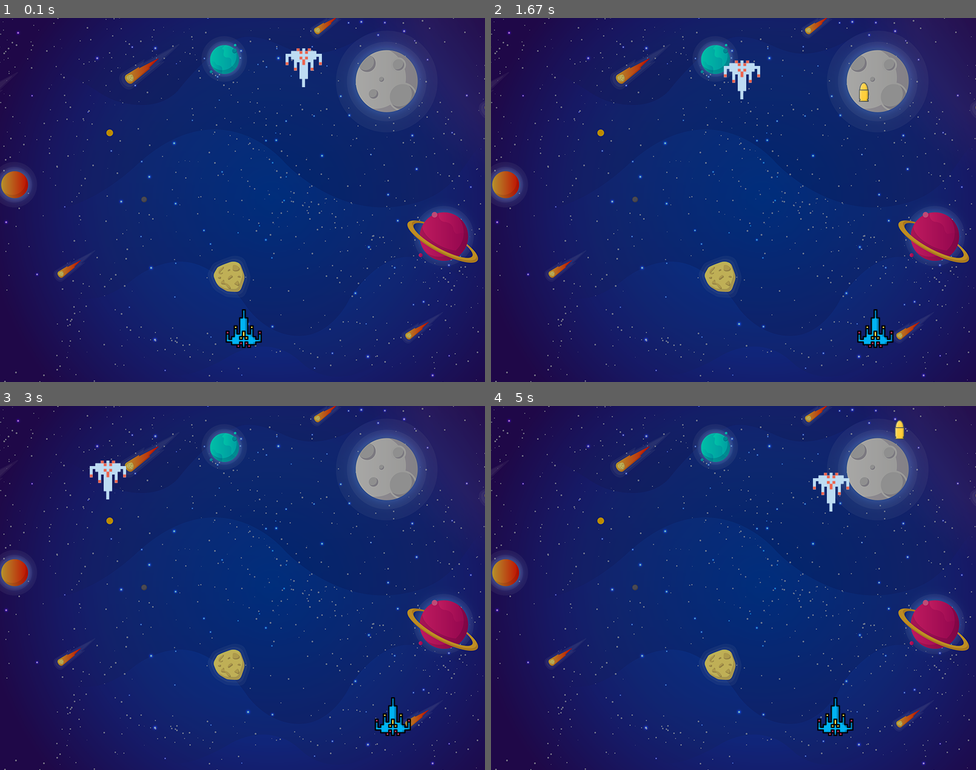
Above: before the commit, frames 1-4 (two rows, left to right).
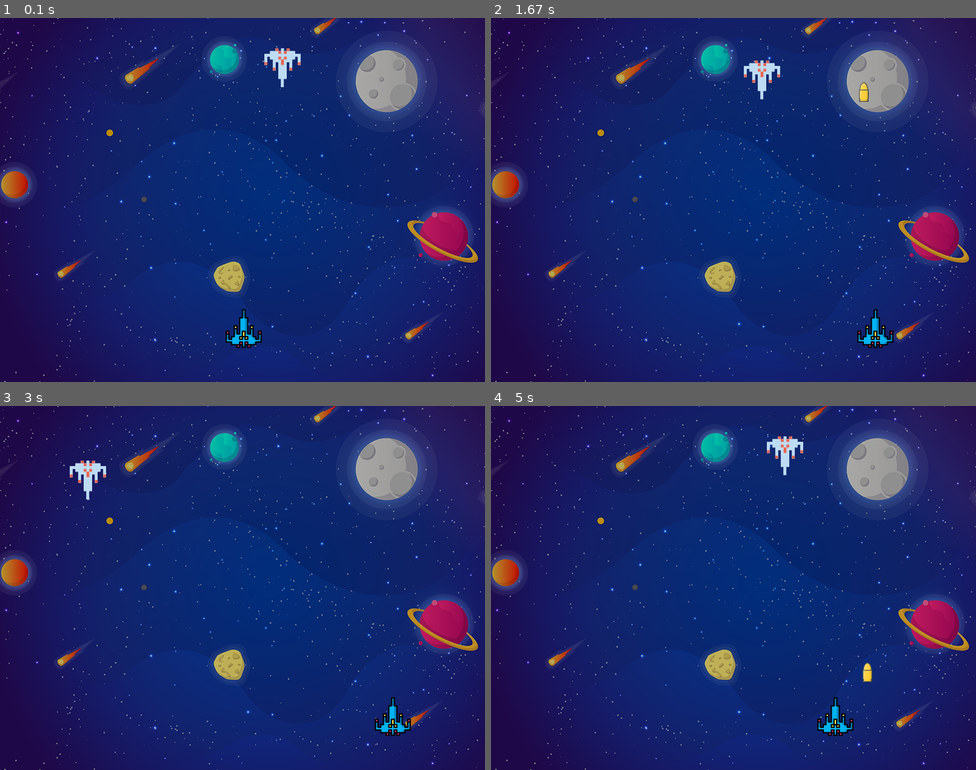
Above: after the commit, the same moments.

Repository: skyfast/pygame
Game: pygame game, started from main.py
The game is run twice, just before and just after one commit, with the same random seed, the same clock (stepped at 60 frames per second) and the same inputs.
Inputs:
- Up to frame 1 (0.1 s): no input
- Up to frame 2 (1.67 s): hold Right 0.33-0.8 s; hold Right 0.83-1.3 s; tap Space at 0.9, 1.2, 1.4 s; hold Left from 1.33 s (still down)
- Up to frame 3 (3 s): tap Space at 1.7, 1.97, 2.27, 2.4, 2.7 s; release Left at 1.87 s; hold Left 1.9-2.3 s; hold Right 2.33-2.97 s
- Up to frame 4 (5 s): hold Left 3-3.47 s; tap Space at 3.07, 3.37, 3.57, 3.87, 4.07, 4.37, 4.57, 4.87 s; hold Right 3.5-3.97 s; hold Right 4-4.47 s; hold Left from 4.5 s (still down)

The runs differ from the first frame. In frame 1, 0.6% of the frame differs, in the area x 54-67%, y 8-19%; in frame 2, 0.6%; in frame 3, 0.6%; in frame 4, 0.9%, in the area x 56-86%, y 3-76%.

Commit message:
added hit registration

Diff:
--- a/main.py
+++ b/main.py
@@ -1,6 +1,7 @@
 import pygame
 import random
 import time
+import math
 
 # initialize pygame
 pygame.init()
@@ -26,7 +27,7 @@
 
 #  Enemy and starting cord
 EnemyImg = pygame.image.load('trash.png')
-EnemyX = random.randint(0, 800)
+EnemyX = random.randint(0, 735)
 EnemyY = 50
 
 #  Background
@@ -42,6 +43,8 @@
 bullet_change = 500
 bullet_state = "ready"
 
+#@score
+score = 0
 
 def fire_bullet(x, y):
     global bullet_state
@@ -58,6 +61,14 @@
 
 def enemy(x, y):
     screen.blit(EnemyImg, (x, y))
+
+
+def is_collision(enemyX, enemyY, bulletX, bulletY):
+    distance = math.sqrt(math.pow(enemyX - bulletX, 2) + math.pow(enemyY - bulletY, 2))
+    if distance < 27:
+        return True
+    else:
+        return False
 
 
 dt = 0
@@ -124,4 +135,13 @@
             bullet_state = "ready"
         else:
             fire_bullet(bullet_x, bullet_y)
+    # Collision
+    collision = is_collision(EnemyX, EnemyY, bullet_x, bullet_y)
+    if collision:
+        bullet_y = 480
+        bullet_state = "ready"
+        score += 1
+        EnemyX = random.randint(0, 735)
+        EnemyY = 50
+
     pygame.display.update()
